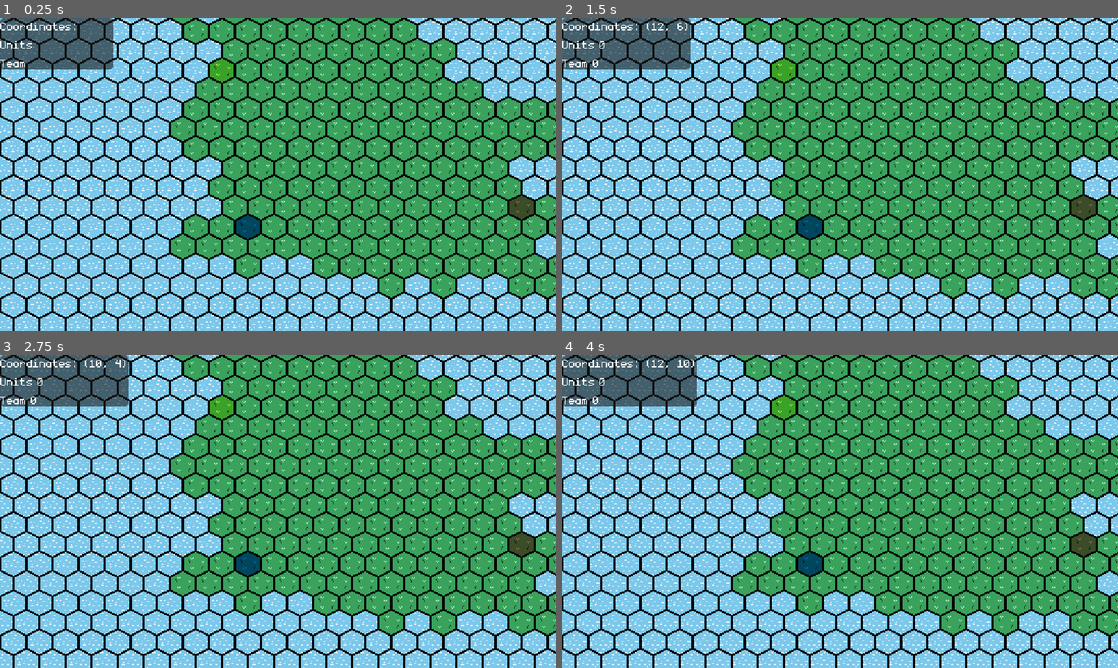
Above: before the commit, frames 1-4 (two rows, left to right).
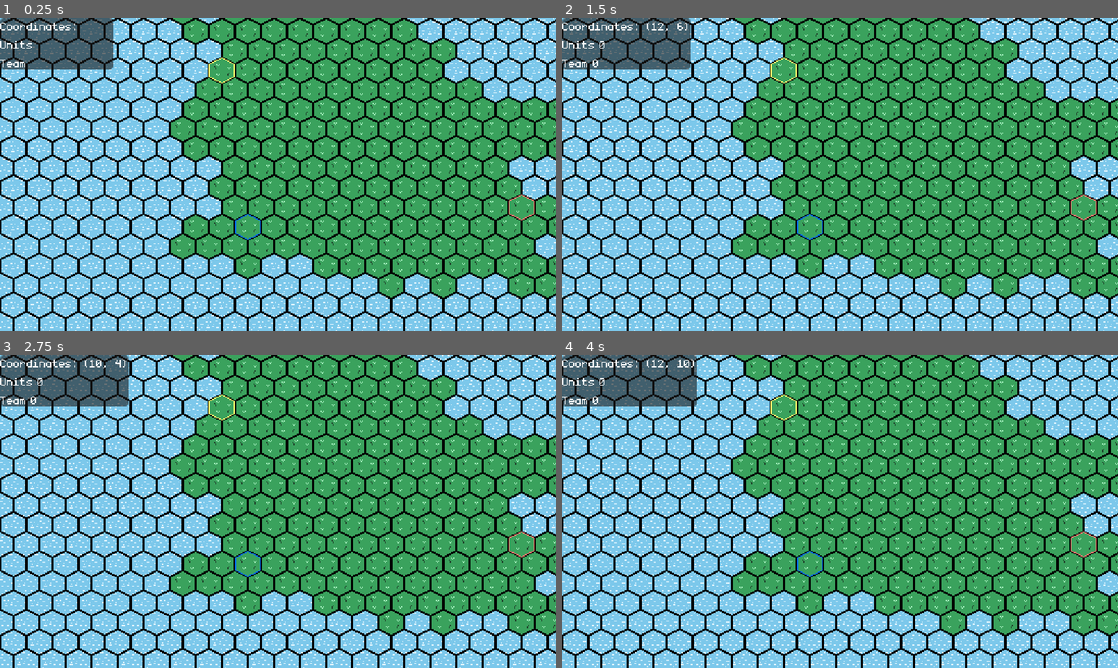
Above: after the commit, the same moments.

Repository: feored/LD54
Game: Godot game, scene res://scenes/main.tscn
The game is run twice, just before and just after one commit, with the same random seed, the same clock (stepped at 60 frames per second) and the same inputs.
Inputs (mouse positions are in pixels of both pictures, inside the frame that each line leads up to):
- Up to frame 1 (0.25 s): no input
- Up to frame 2 (1.5 s): tap Enter at 0.5 s; move the mouse to (962, 158) at 0.52 s; click (962, 158) at 0.67 s; tap Space at 1.25 s; move the mouse to (728, 190) at 1.27 s; click (728, 190) at 1.42 s
- Up to frame 3 (2.75 s): tap Enter at 2 s; move the mouse to (333, 442) at 2.02 s; click (333, 442) at 2.17 s
- Up to frame 4 (4 s): tap Space at 2.75 s; move the mouse to (812, 574) at 2.77 s; click (812, 574) at 2.92 s; tap Enter at 3.5 s; move the mouse to (1006, 558) at 3.52 s; click (1006, 558) at 3.67 s

The runs differ from the first frame. In frame 1, 0.9% of the frame differs, in the area x 37-97%, y 12-71%; in frame 2, 0.9%; in frame 3, 0.9%; in frame 4, 0.9%.

Commit message:
borders

Diff:
--- a/constants.gd
+++ b/constants.gd
@@ -14,4 +14,22 @@
 const LAYER_P3 = 4
 
 const NO_TEAM = 0
-const TEAM_COLORS = [0xffffffff, 0xff776eff, 0x6effff, 0xfdff6eff]
+const TEAM_COLORS = [0x000000ff, 0xff776eff, 0x6effff, 0xfdff6eff]
+
+const NO_BORDERS = {
+	TileSet.CELL_NEIGHBOR_RIGHT_SIDE: false,
+	TileSet.CELL_NEIGHBOR_BOTTOM_LEFT_SIDE: false,
+	TileSet.CELL_NEIGHBOR_BOTTOM_RIGHT_SIDE: false,
+	TileSet.CELL_NEIGHBOR_LEFT_SIDE: false,
+	TileSet.CELL_NEIGHBOR_TOP_LEFT_SIDE: false,
+	TileSet.CELL_NEIGHBOR_TOP_RIGHT_SIDE: false
+}
+
+const FULL_BORDERS = {
+	TileSet.CELL_NEIGHBOR_RIGHT_SIDE: true,
+	TileSet.CELL_NEIGHBOR_BOTTOM_LEFT_SIDE: true,
+	TileSet.CELL_NEIGHBOR_BOTTOM_RIGHT_SIDE: true,
+	TileSet.CELL_NEIGHBOR_LEFT_SIDE: true,
+	TileSet.CELL_NEIGHBOR_TOP_LEFT_SIDE: true,
+	TileSet.CELL_NEIGHBOR_TOP_RIGHT_SIDE: true
+}
--- a/world/gen.gd
+++ b/world/gen.gd
@@ -94,6 +94,9 @@
 	sorted_tiles[0].set_team(1)
 	sorted_tiles[1].set_team(2)
 	sorted_tiles[2].set_team(3)
+	sorted_tiles[0].set_borders(Constants.FULL_BORDERS)
+	sorted_tiles[1].set_borders(Constants.FULL_BORDERS)
+	sorted_tiles[2].set_borders(Constants.FULL_BORDERS)
 
 func count_neighbors(cell):
 	var total = 0;
--- a/world/tile.gd
+++ b/world/tile.gd
@@ -8,22 +8,51 @@
 var units: int = 0
 var init_position: Vector2 = Vector2(0, 0)
 
+var borders = Constants.NO_BORDERS.duplicate()
 
-func init_cell(init_coords: Vector2, init_pos: Vector2, init_tile_type: int, init_team: int):
+@onready var border = $border
+@onready var border_objects = {
+	TileSet.CELL_NEIGHBOR_RIGHT_SIDE: $border/east,
+	TileSet.CELL_NEIGHBOR_BOTTOM_LEFT_SIDE: $border/southwest,
+	TileSet.CELL_NEIGHBOR_BOTTOM_RIGHT_SIDE: $border/southeast,
+	TileSet.CELL_NEIGHBOR_LEFT_SIDE: $border/west,
+	TileSet.CELL_NEIGHBOR_TOP_LEFT_SIDE: $border/northwest,
+	TileSet.CELL_NEIGHBOR_TOP_RIGHT_SIDE: $border/northeast
+}
+
+
+func init_cell(
+	init_coords: Vector2,
+	init_pos: Vector2,
+	init_tile_type: int,
+	init_team: int,
+	init_borders: Dictionary = Constants.NO_BORDERS.duplicate()
+):
 	self.coords = init_coords
 	self.tile_type = init_tile_type
 	self.team = init_team
 	self.init_position = init_pos
+	self.borders = init_borders
 
 
 func _ready():
 	self.position = init_position
-	self.modulate = Constants.TEAM_COLORS[team]
+	self.update_cell()
+
 
 func update_cell():
-	self.modulate = Constants.TEAM_COLORS[team]
-
+	self.border.modulate = Constants.TEAM_COLORS[team]
+	for b in self.borders.keys():
+		self.border_objects[b].visible = self.borders[b]
 
 func set_team(new_team: int):
 	self.team = new_team
 	self.update_cell()
+
+func set_borders(new_borders: Dictionary):
+	self.borders = new_borders.duplicate()
+	self.update_cell()
+
+func set_single_border(border_changed: int , value: bool):
+	self.borders[border_changed] = value
+	self.update_cell()
--- a/world/tile.tscn
+++ b/world/tile.tscn
@@ -1,8 +1,14 @@
-[gd_scene load_steps=4 format=3 uid="uid://d2tu4itgwxsmx"]
+[gd_scene load_steps=10 format=3 uid="uid://d2tu4itgwxsmx"]
 
 [ext_resource type="Texture2D" uid="uid://c2jmky1u16cef" path="res://assets/tiles/grass.png" id="1_mvuo3"]
 [ext_resource type="Script" path="res://world/tile.gd" id="2_twet5"]
 [ext_resource type="Theme" uid="uid://3t61g0061mea" path="res://assets/theme.tres" id="3_b2ili"]
+[ext_resource type="Texture2D" uid="uid://bvs77v2s4itrk" path="res://assets/tiles/southeast.png" id="4_do4eg"]
+[ext_resource type="Texture2D" uid="uid://bgixgnfsvo7b8" path="res://assets/tiles/west.png" id="4_ngai6"]
+[ext_resource type="Texture2D" uid="uid://lscvgckqsnqh" path="res://assets/tiles/northwest.png" id="5_bmtdw"]
+[ext_resource type="Texture2D" uid="uid://b7hnvo0cyyf8t" path="res://assets/tiles/southwest.png" id="5_sao3d"]
+[ext_resource type="Texture2D" uid="uid://ce2xmckrhuymw" path="res://assets/tiles/east.png" id="6_knshb"]
+[ext_resource type="Texture2D" uid="uid://dskvw8n0ialxq" path="res://assets/tiles/northeast.png" id="7_gg2ky"]
 
 [node name="tile" type="Sprite2D"]
 texture = ExtResource("1_mvuo3")
@@ -15,3 +21,29 @@
 theme = ExtResource("3_b2ili")
 theme_override_font_sizes/font_size = 16
 text = "test"
+
+[node name="border" type="Node2D" parent="."]
+
+[node name="southeast" type="Sprite2D" parent="border"]
+visible = false
+texture = ExtResource("4_do4eg")
+
+[node name="southwest" type="Sprite2D" parent="border"]
+visible = false
+texture = ExtResource("5_sao3d")
+
+[node name="east" type="Sprite2D" parent="border"]
+visible = false
+texture = ExtResource("6_knshb")
+
+[node name="northeast" type="Sprite2D" parent="border"]
+visible = false
+texture = ExtResource("7_gg2ky")
+
+[node name="west" type="Sprite2D" parent="border"]
+visible = false
+texture = ExtResource("4_ngai6")
+
+[node name="northwest" type="Sprite2D" parent="border"]
+visible = false
+texture = ExtResource("5_bmtdw")
Binary file added: assets/tiles/east.png
Not shown, added: assets/tiles/east.png.import
Binary file changed: assets/tiles/grass.png
Binary file added: assets/tiles/northeast.png
Not shown, added: assets/tiles/northeast.png.import
Binary file added: assets/tiles/northwest.png
Not shown, added: assets/tiles/northwest.png.import
Binary file added: assets/tiles/southeast.png
Not shown, added: assets/tiles/southeast.png.import
Binary file added: assets/tiles/southwest.png
Not shown, added: assets/tiles/southwest.png.import
Binary file added: assets/tiles/west.png
(and 1 more such lines)
